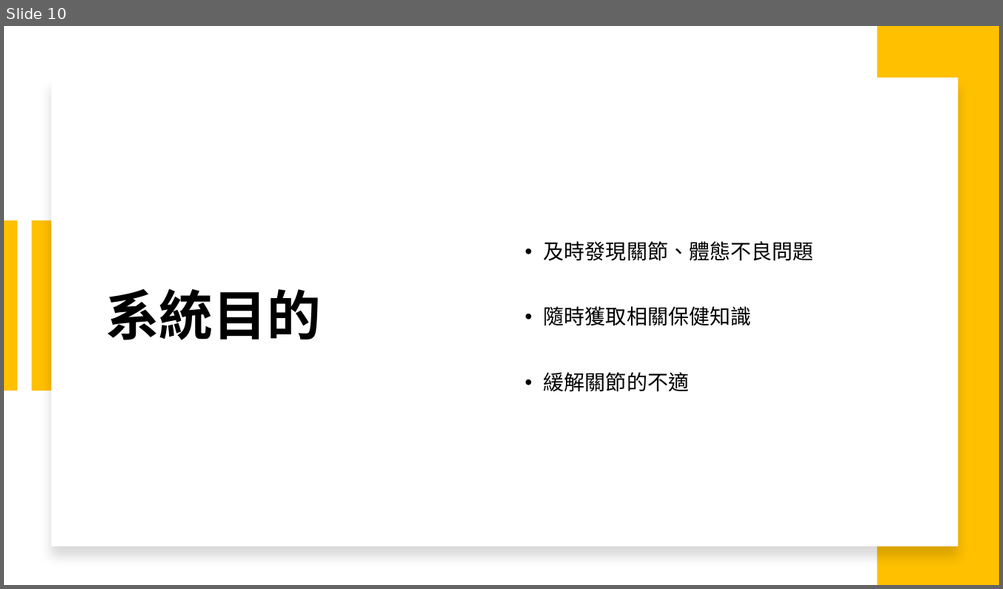
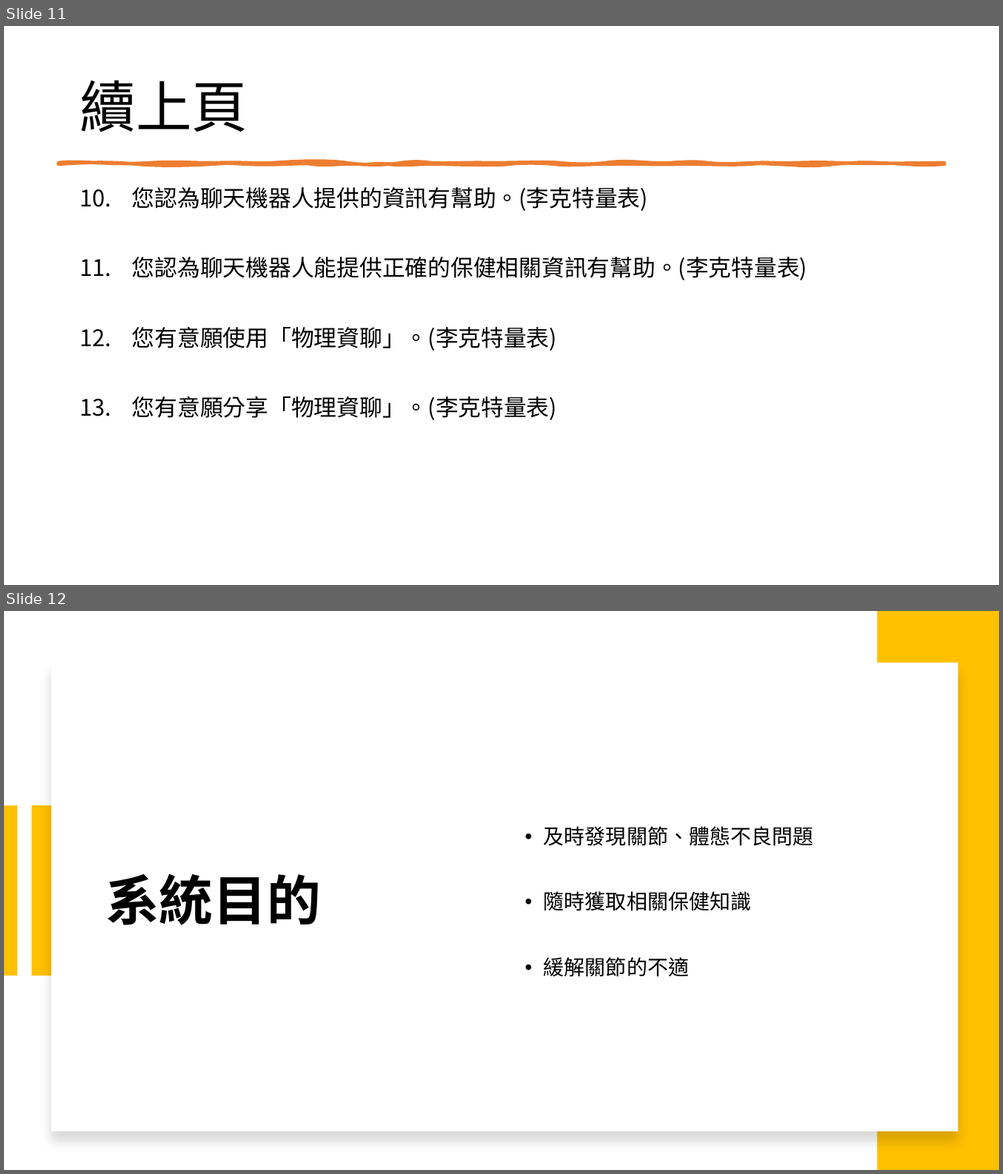
Before and after one commit to michaelchen1225/-, a slide deck: 企研/企研報告.pptx. Shown one above the other, each under a label of ours: slide 10 before the commit, slides 11 and 12 after it. The pictures are 1003x589 and 1003x1174 pixels, drawn with LibreOffice and Linux fonts; fonts in the diff are those of the drawing. Boxes give left, top, right and bottom in pixels: in the first picture for what was removed or moved away, otherwise in the second. Text is boxed around its words. In the diff, an @@ line names an element or a change of style, - is before the commit and + after.

```diff
--- a/企研/企研報告.pptx
+++ b/企研/企研報告.pptx
@@ slide 11 added at (x1=4, y1=26, x2=999, y2=585), background #FFFFFF @@
@@ title added at (x1=79, y1=80, x2=247, y2=132), 54 pt, text #000000 @@
+續上頁
@@ freeform shape added at (x1=59, y1=163, x2=944, y2=164), fill #ED7D31, outline #ED7D31 3.25 pt @@
@@ text added at (x1=132, y1=187, x2=807, y2=420), 22 pt, text #000000 @@
+10. 您認為聊天機器人提供的資訊有幫助。(李克特量表)
+11. 您認為聊天機器人能提供正確的保健相關資訊有幫助。(李克特量表)
+12. 您有意願使用「物理資聊」。(李克特量表)
+13. 您有意願分享「物理資聊」。(李克特量表)
@@ what was slide 10 is now slide 12 @@
```
Also in this commit, not shown: 8 slides changed, 10 other slides added, 6 slides removed, 8 other files.
